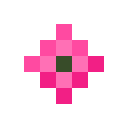
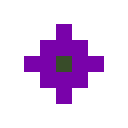
Layers edited between the first and the second 128x128 image:
hid "Layer 43", blend overlay → normal over (24, 24, 104, 104)
showed "Layer 34", blend overlay → normal over (24, 24, 104, 104)
